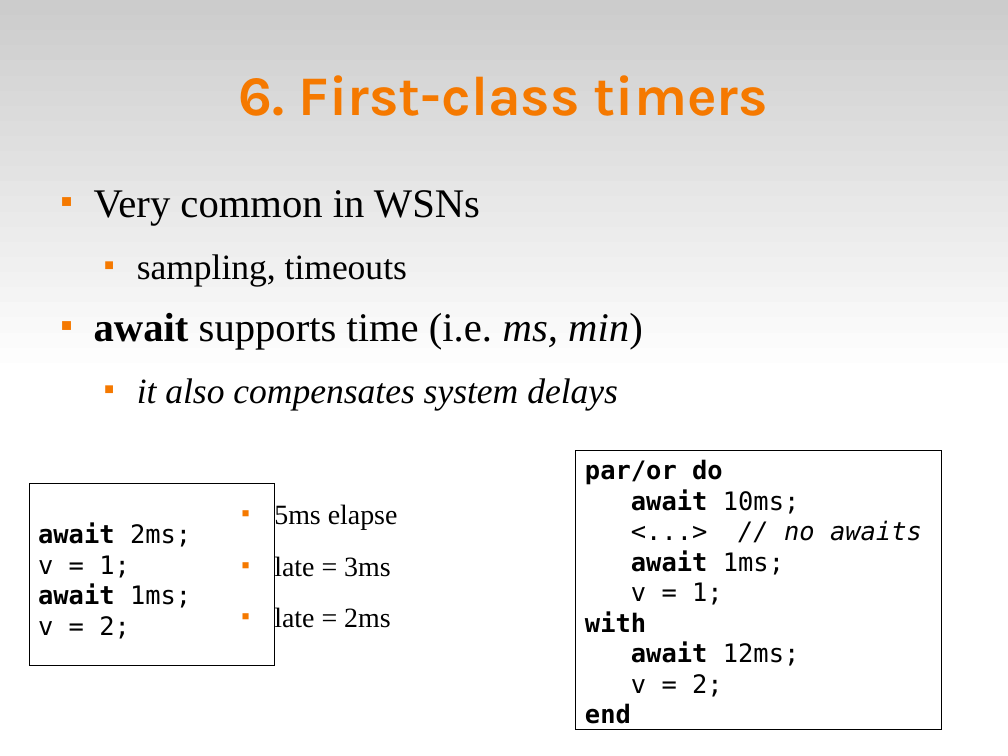
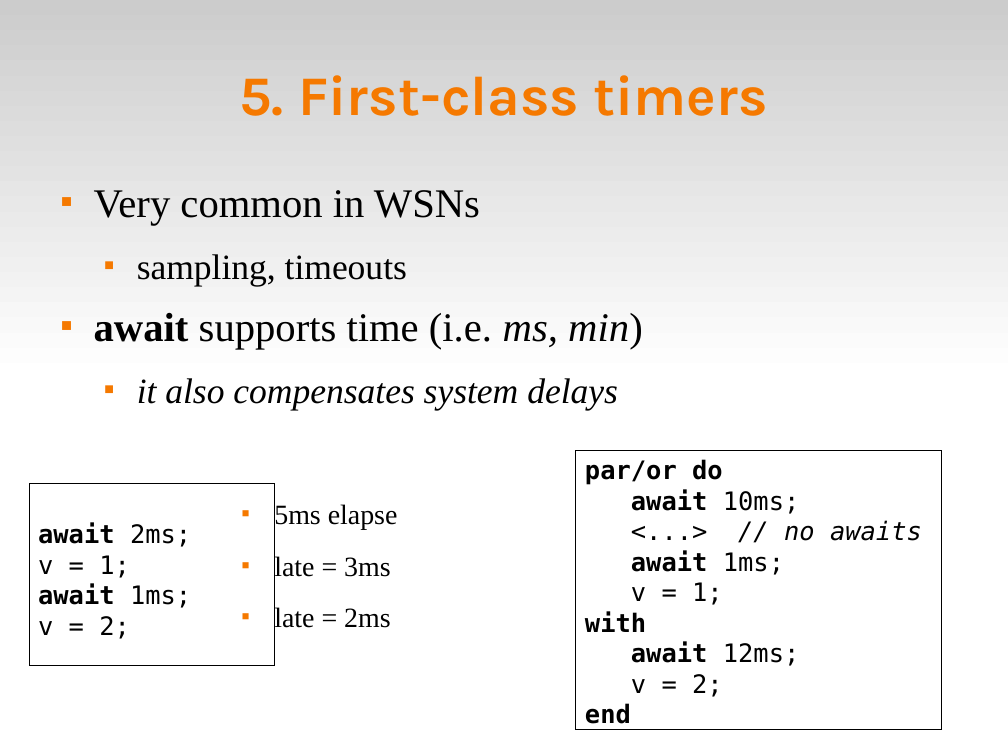
Before and after one commit to fsantanna-no/ceu-docs, a slide deck: slide 13 of ceu_sensys.odp (slide 14 before the commit). Drawn at 1008x756 pixels with LibreOffice and Linux fonts; fonts in the diff are those of the drawing. Boxes give left, top, right and bottom in pixels: in the first picture for what was removed or moved away, otherwise in the second. Text is boxed around its words. In the diff, an @@ line names an element or a change of style, - is before the commit and + after.

```diff
--- a/ceu_sensys.odp
+++ b/ceu_sensys.odp
@@ title at (239,75,767,116): text changed @@
-6. First-class timers
+5. First-class timers
```
Also in this commit, not shown: 9 other slides changed, 1 slide removed.
